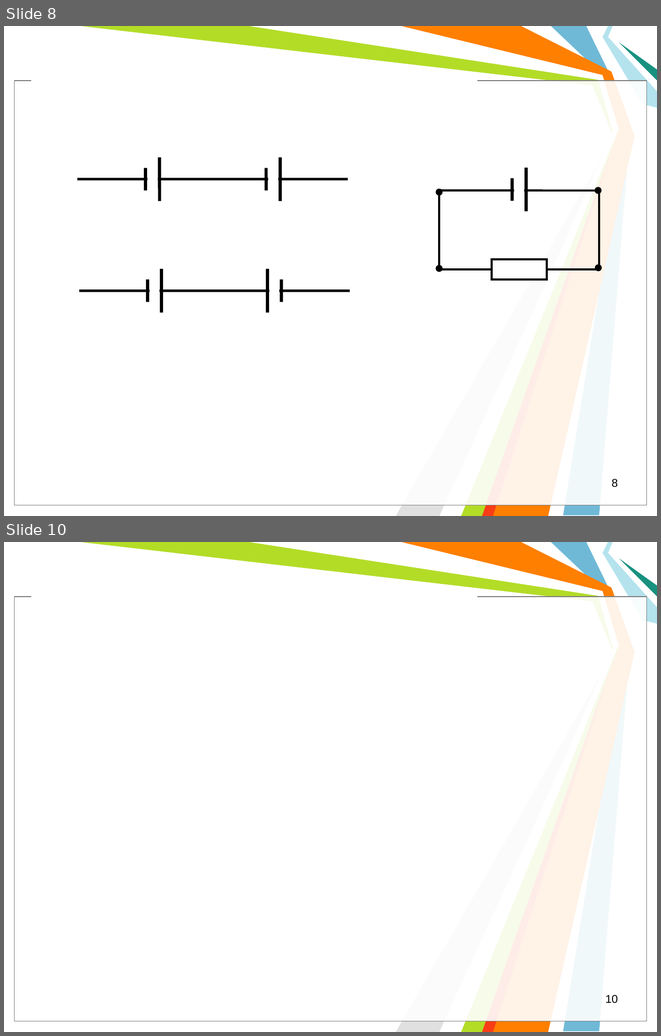
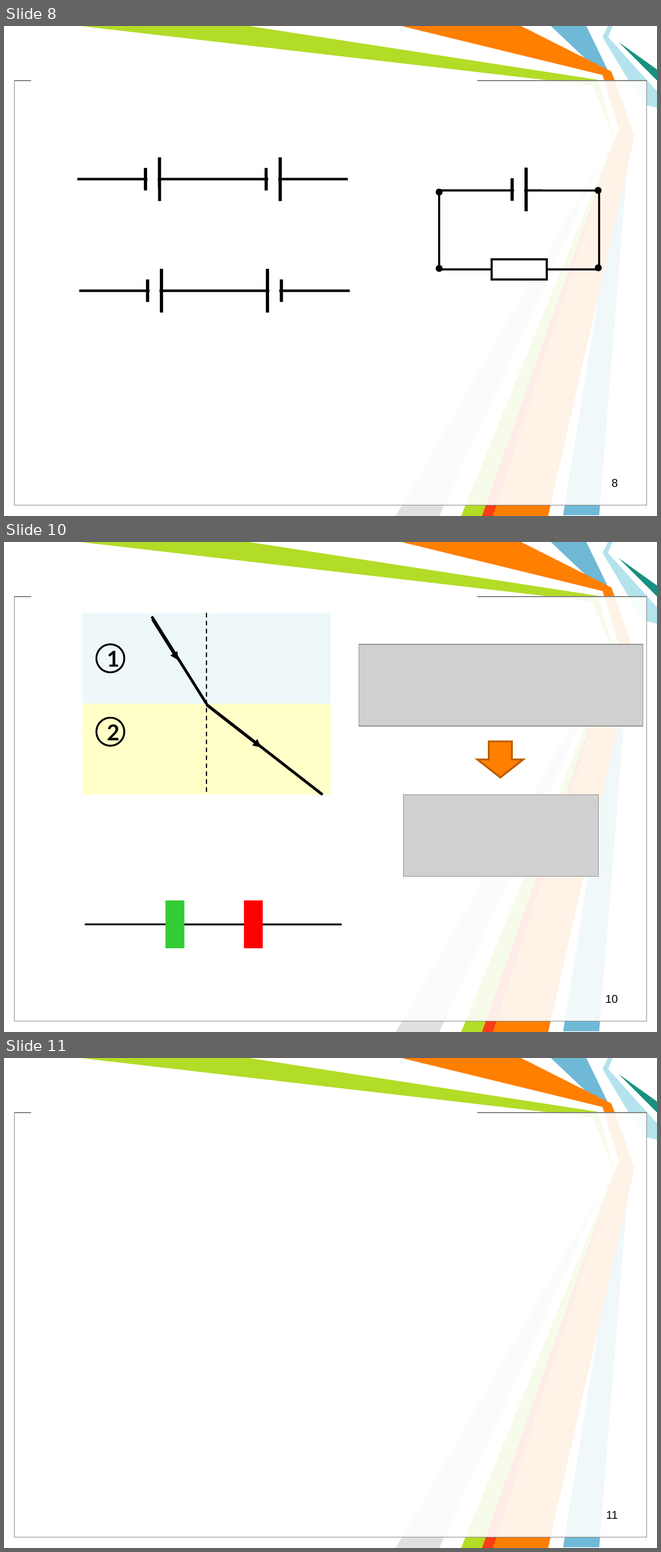
Before and after one commit to l432/NMK, a slide deck: Lecture/FIT/Less00.ppt. Shown one above the other, each under a label of ours: slides 8 and 10 before the commit, slides 8, 10 and 11 after it; the slides between them are not shown. The pictures are 661x1036 and 661x1552 pixels, drawn with LibreOffice and Linux fonts; fonts in the diff are those of the drawing; grey boxes stand for pictures; background and template pictures are left out. Boxes give left, top, right and bottom in pixels: in the first picture for what was removed or moved away, otherwise in the second. Text is boxed around its words. In the diff, an @@ line names an element or a change of style, - is before the commit and + after.

```diff
--- a/Lecture/FIT/Less00.ppt
+++ b/Lecture/FIT/Less00.ppt
@@ slide 10 added at [4, 542, 657, 1032], background #FFFFFF; not listed: 11 template elements that a slide beside it also shows @@
@@ rectangle added at [82, 613, 330, 704], fill #B4E3EE at 22% opacity @@
@@ line added from (151, 616) to (206, 704), #000000 3 pt @@
@@ arrow added from (152, 619) to (178, 660), #000000 3 pt @@
@@ line added from (206, 613) to (206, 795), #000000 1.25 pt dashed @@
@@ ellipse added at [96, 644, 124, 672], outline #000000 2.01 pt, 24 pt, text #000000, bold @@
+1
@@ picture added at [359, 644, 643, 726] @@
@@ rectangle added at [82, 704, 330, 795], fill #FFFF00 at 22% opacity @@
@@ line added from (206, 704) to (323, 795), #000000 3 pt @@
@@ arrow added from (206, 705) to (261, 747), #000000 3 pt @@
@@ ellipse added at [96, 717, 124, 746], outline #000000 2.01 pt, 24 pt, text #000000, bold @@
+2
@@ down arrow added at [477, 741, 523, 777], fill #FF7F00, outline #BC5C00 2.01 pt @@
@@ picture added at [403, 795, 598, 876] @@
@@ rectangle added at [165, 900, 184, 948], fill #33CC33 @@
@@ rectangle added at [244, 900, 263, 948], fill #FF0000 @@
@@ line added from (85, 924) to (342, 924), #000000 2.01 pt @@
@@ page number added at [606, 995, 618, 1003], 12.5 pt, text #000000 @@
+10
@@ what was slide 10 is now slide 11 @@
@@ page number at [606, 1511, 618, 1519]: text changed @@
-10
+11
```
Also in this commit, not shown: 2 other slides added, 1 other file.
